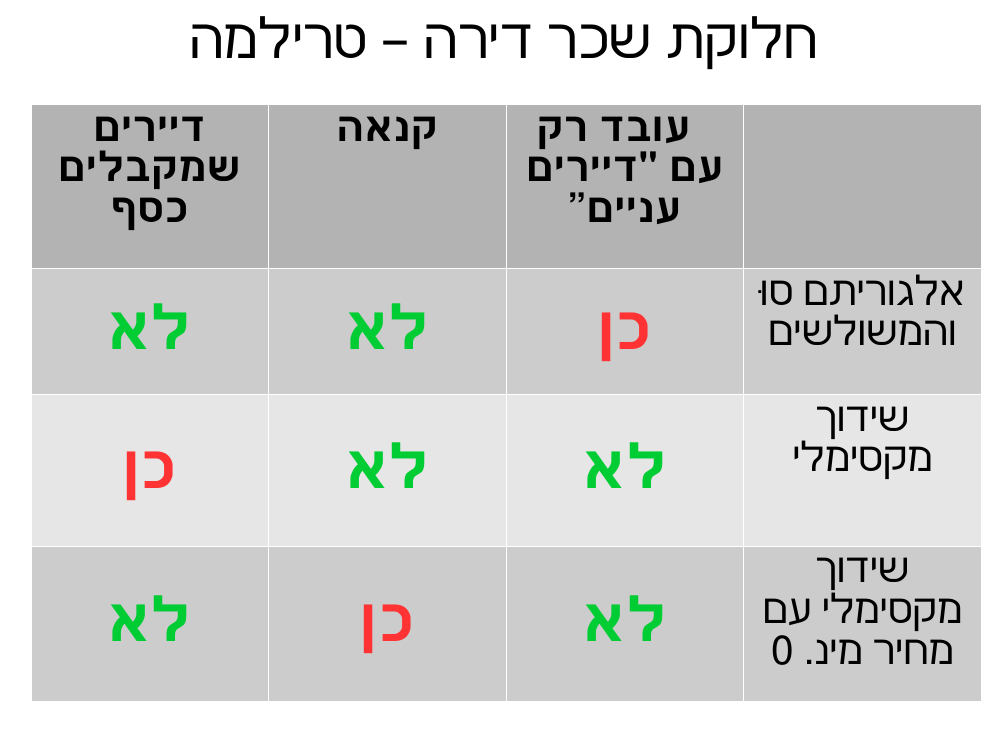
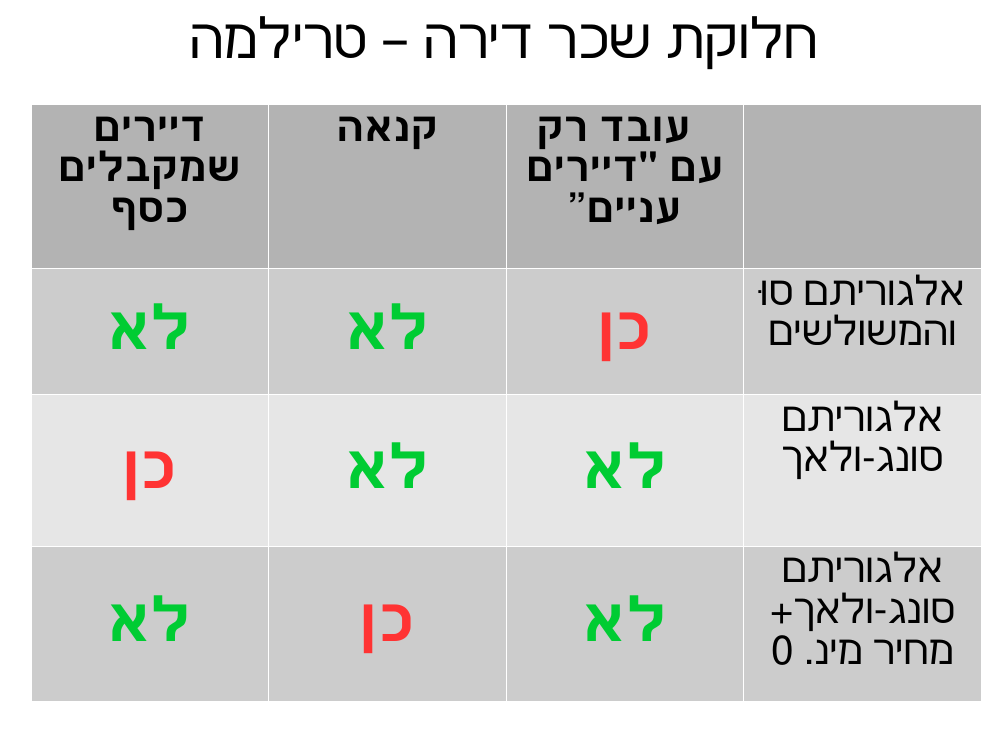
Before and after one commit to erelsgl-at-ariel/algorithms-5780, a slide deck: slide 34 of 03-rental-harmony/slides.odp. Drawn at 1008x756 pixels with LibreOffice and Linux fonts; fonts in the diff are those of the drawing. Boxes give left, top, right and bottom in pixels: in the first picture for what was removed or moved away, otherwise in the second. Text is boxed around its words. In the diff, an @@ line names an element or a change of style, - is before the commit and + after.

```diff
--- a/03-rental-harmony/slides.odp
+++ b/03-rental-harmony/slides.odp
@@ table at bbox=[31, 104, 982, 698] @@
-row 3, column 4: שידוך מקסימלי
+row 3, column 4: אלגוריתם סונג-ולאך
-row 4, column 4: שידוך מקסימלי עם מחיר מינ. 0
+row 4, column 4: אלגוריתם סונג-ולאך+ מחיר מינ. 0
```
Also in this commit, not shown: 2 other slides changed, 3 other files.
